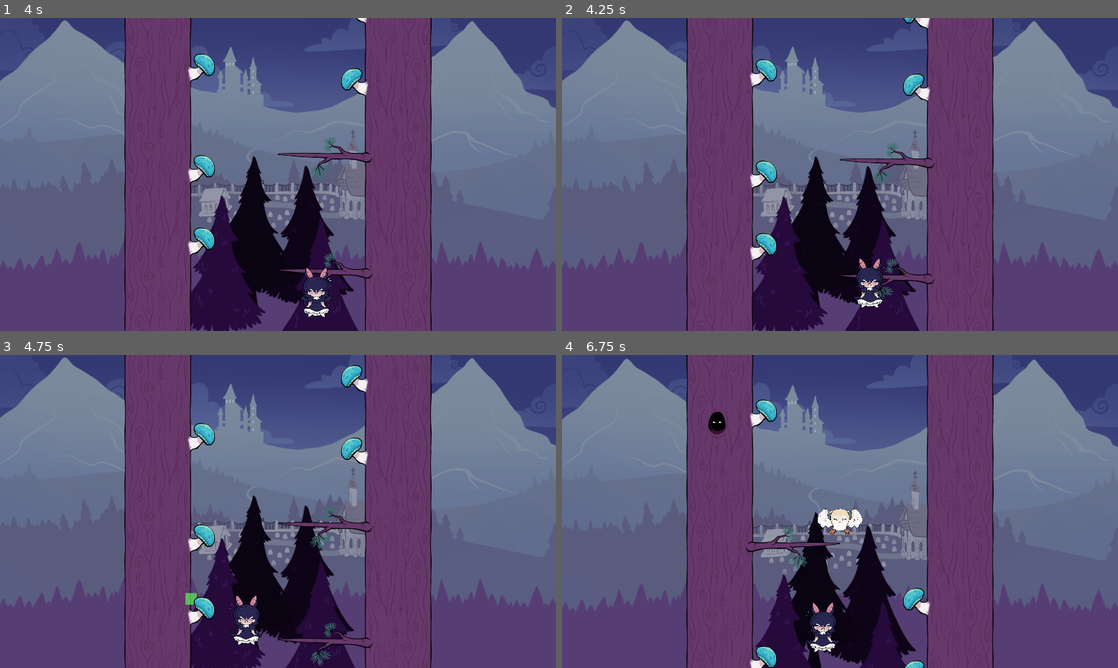
Above: before the commit, frames 1-4 (two rows, left to right).
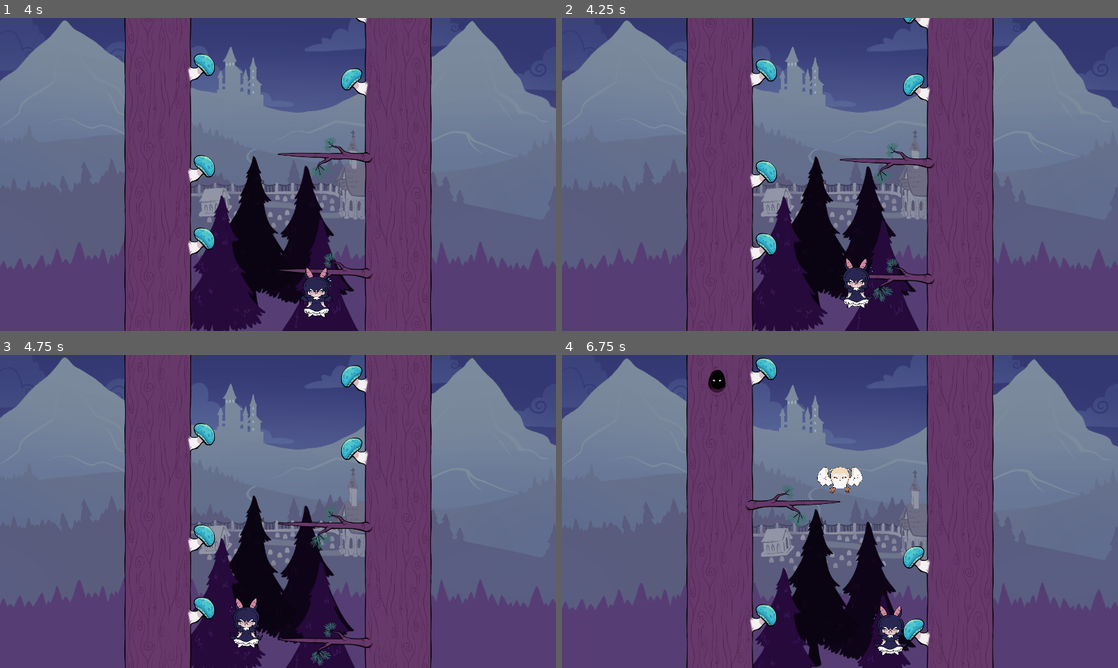
Above: after the commit, the same moments.

Repository: 100-Devs-1-Game/BabyBatClimber
Game: Godot game, scene res://level/level.tscn
Two runs of this game, one before a commit and one after it. Both use one fixed random seed, a clock stepped at 60 frames per second and the inputs below.
Inputs:
- Up to frame 1 (4 s): hold D (right) 0.53-1.28 s; tap Space (jump) at 0.6, 0.77, 1.07, 1.52, 1.55, 1.82, 2.1, 3.02, 3.05, 3.32, 3.6, 3.77 s; hold A (left) 1.28-2.03 s; tap W (climb) at 1.35, 2.85 s; hold D (right) 2.03-3.53 s; tap Enter at 2.75 s; hold A (left) from 3.53 s (still down)
- Up to frame 2 (4.25 s): keep holding A (left); tap Space (jump) at 4.07 s
- Up to frame 3 (4.75 s): keep holding A (left); tap W (climb) at 4.35 s; tap Space (jump) at 4.52, 4.55 s
- Up to frame 4 (6.75 s): tap Space (jump) at 4.82, 5.1, 6.02, 6.05, 6.32, 6.6 s; release A (left) at 5.78 s; hold D (right) from 5.78 s (still down); tap W (climb) at 5.85 s

Frame 1 is identical in both runs. In frame 2, 0.8% of the frame differs, in the area x 50-59%, y 76-93%; in frame 3, 0.5%; in frame 4, 7.2%, in the area x 0-100%, y 0-100%.

Commit message:
Branch update

Diff:
--- a/src/objects/scenes/branch_object.gd
+++ b/src/objects/scenes/branch_object.gd
@@ -3,12 +3,15 @@
 enum PlayerState { MOVING, IDLE, AIMING }
 
 @export var player_move_speed: float= 200.0
-@export var player_offset: float= 50
+@export var player_offsets: Array[int]
 @export var aim_height_steps: Array[int]
 @export var aim_time_steps: float= 0.25
+@export var player_lean_angle: float= 20.0
 
 @onready var move_target: Marker2D = $"Move Target"
-@onready var aim: Polygon2D = $Aim
+@onready var area: Area2D = $Area2D
+
+#@onready var aim: Polygon2D = $Aim
 
 
 var state: PlayerState= PlayerState.MOVING
@@ -21,7 +24,7 @@
 	var player: Player= body
 
 	player.take_control(self)
-	player.position.y= position.y + player_offset
+	player.position.y= position.y + player_offsets[0]
 
 
 func tick(player: Player, delta: float):
@@ -34,16 +37,20 @@
 			if sign(player.position.x - move_target.global_position.x) != sign(prev_pos_x - move_target.global_position.x):
 				player.position.x= move_target.global_position.x
 				state= PlayerState.IDLE
+
 		PlayerState.IDLE:
 			if Input.is_action_just_pressed("jump"):
 				state= PlayerState.AIMING
 				aim_time= 0
+
 		PlayerState.AIMING:
 			var step: int= clampi(aim_time / aim_time_steps, 0, aim_height_steps.size() - 1)
 
 			if Input.is_action_just_released("jump"):
 				var dir:= roundi(Input.get_axis("left", "right"))
 				if dir != 0:
+					area.monitoring= false
+					player.rotation= 0
 					player.side= Player.PlayerSide.RIGHT if dir < 0 else Player.PlayerSide.LEFT
 					player.jump()
 					player.y_boost*= step + 1
@@ -54,14 +61,20 @@
 			aim_time+= delta
 			aim_height= aim_height_steps[step]
 
+			player.position.y= position.y + player_offsets[step]
+
 			var dir:= 0
 
 			if Input.is_action_pressed("left"):
 				dir= -1
+				player.rotation= -deg_to_rad(player_lean_angle)
 			elif Input.is_action_pressed("right"):
 				dir= 1
+				player.rotation= deg_to_rad(player_lean_angle)
+			else:
+				player.rotation= 0
 
-			aim.visible= dir != 0
-			if aim.visible:
-				var x: float= get_level().get_right_side() if dir > 0 else get_level().get_left_side()
-				aim.global_position= Vector2(x, global_position.y - aim_height)
+			#aim.visible= dir != 0
+			#if aim.visible:
+				#var x: float= get_level().get_right_side() if dir > 0 else get_level().get_left_side()
+				#aim.global_position= Vector2(x, global_position.y - aim_height)
--- a/src/objects/scenes/branch_object.tscn
+++ b/src/objects/scenes/branch_object.tscn
@@ -23,6 +23,8 @@
 
 [node name="BranchObject" type="Node2D"]
 script = ExtResource("1_2glmg")
+player_move_speed = 400.0
+player_offsets = Array[int]([50, 70, 90])
 aim_height_steps = Array[int]([150, 300, 500])
 aim_time_steps = 0.5
 
